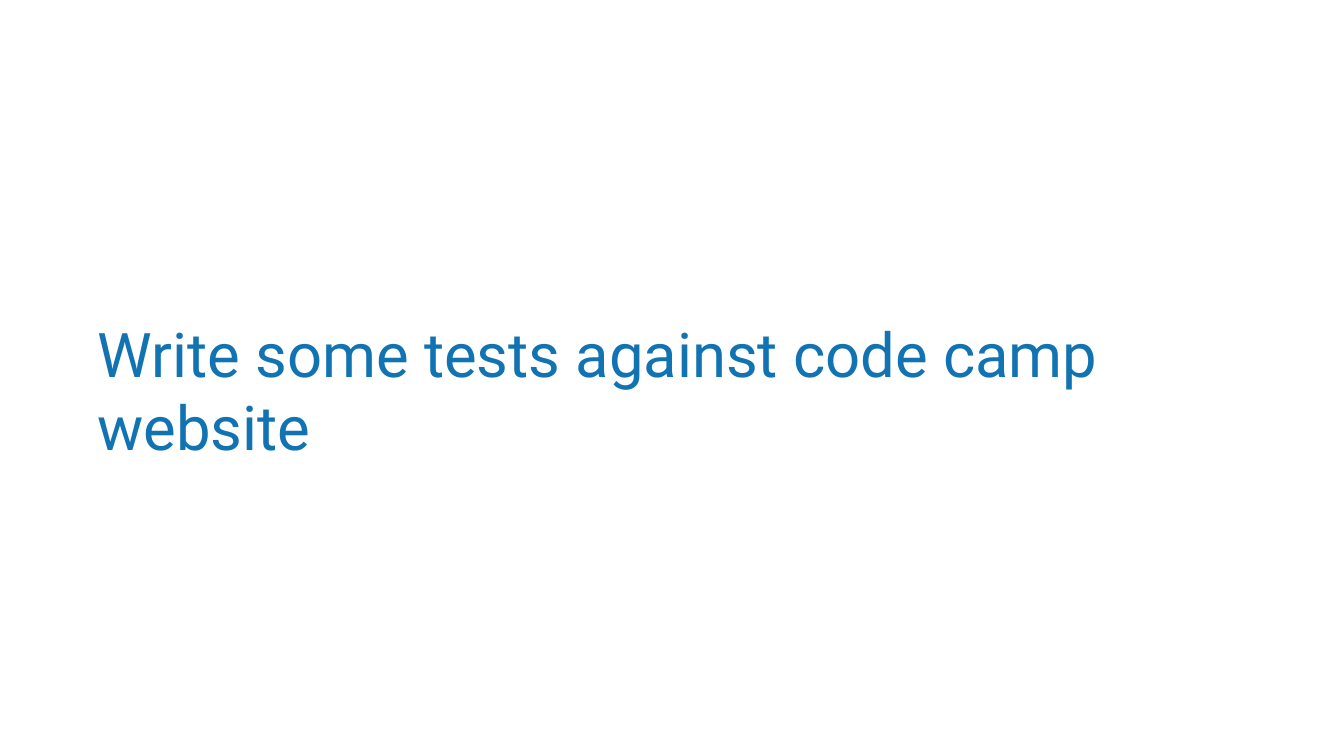
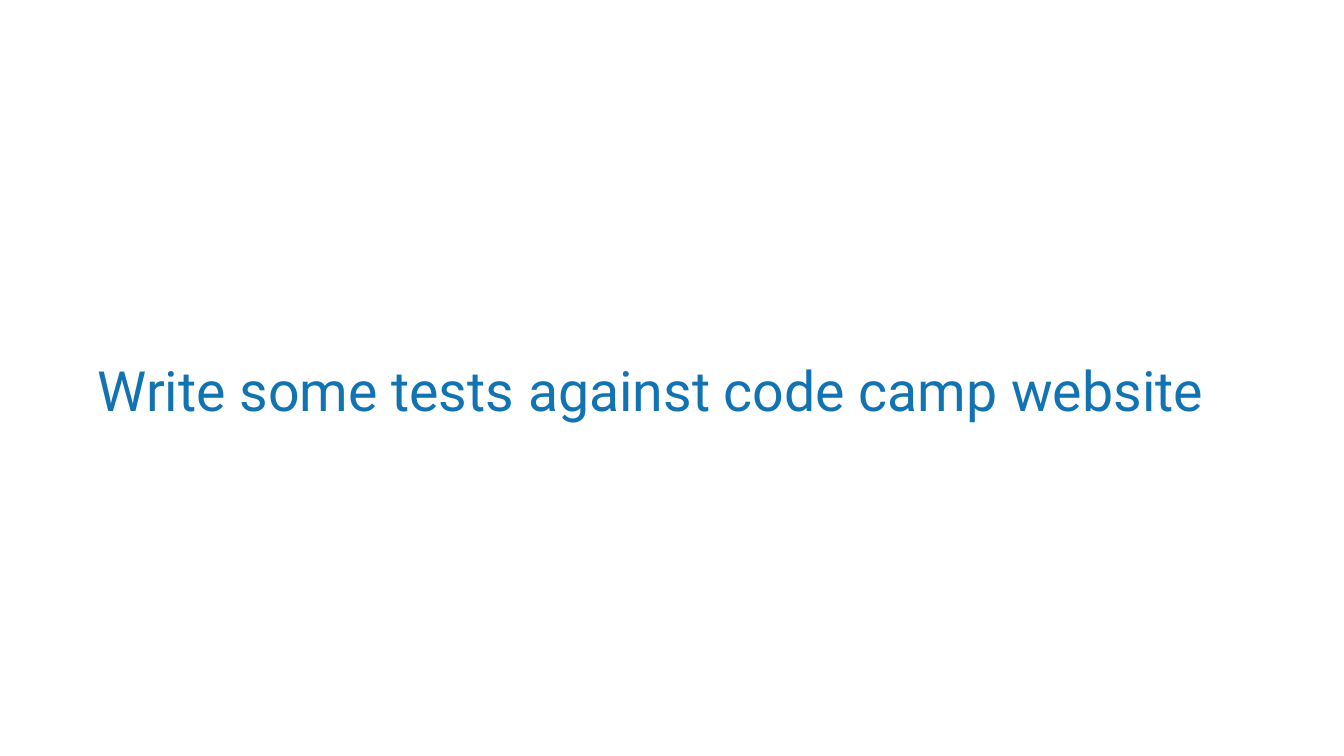
Before and after one commit to MatthewYKnowles/atlanta-code-camp-2019, a slide deck: slide 14 of And Now Seleniums Watch is Ended.pptx (slide 12 before the commit). Drawn at 1344x756 pixels with LibreOffice and Linux fonts; fonts in the diff are those of the drawing; background and template pictures are left out. Boxes give left, top, right and bottom in pixels: in the first picture for what was removed or moved away, otherwise in the second. Text is boxed around its words. In the diff, an @@ line names an element or a change of style, - is before the commit and + after.

```diff
--- a/And Now Seleniums Watch is Ended.pptx
+++ b/And Now Seleniums Watch is Ended.pptx
@@ title "Write some tests against code ..." at [97, 369, 1203, 423]: size 44 to 39.6 pt @@
```
Also in this commit, not shown: 5 other slides changed, 3 slides added, 4 slides removed, 7 other files.
